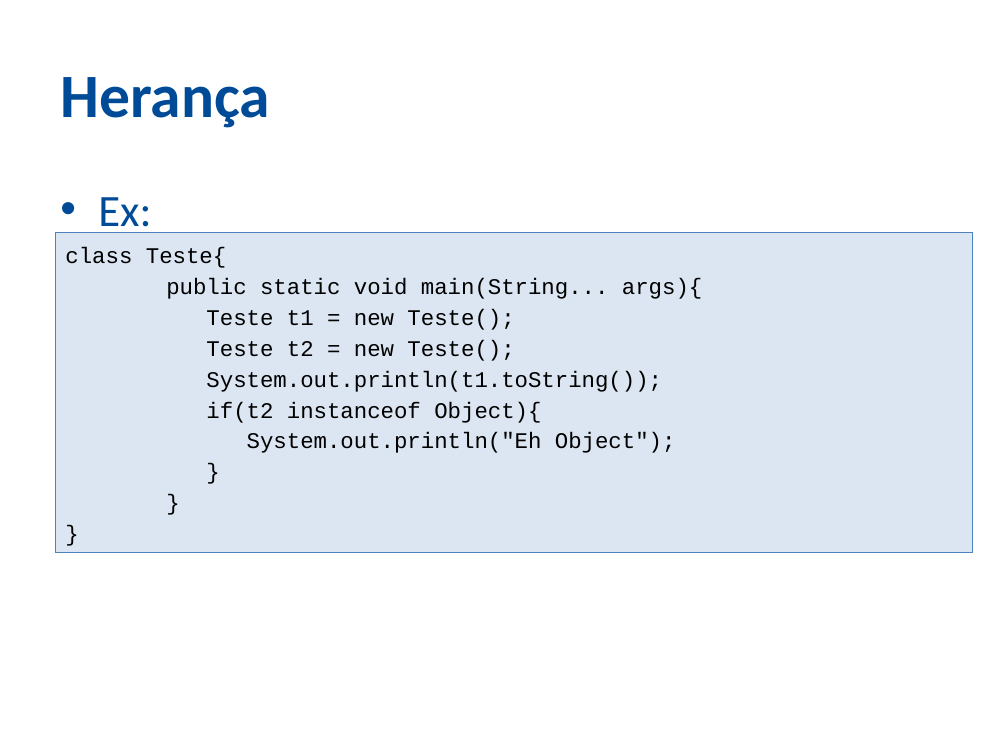
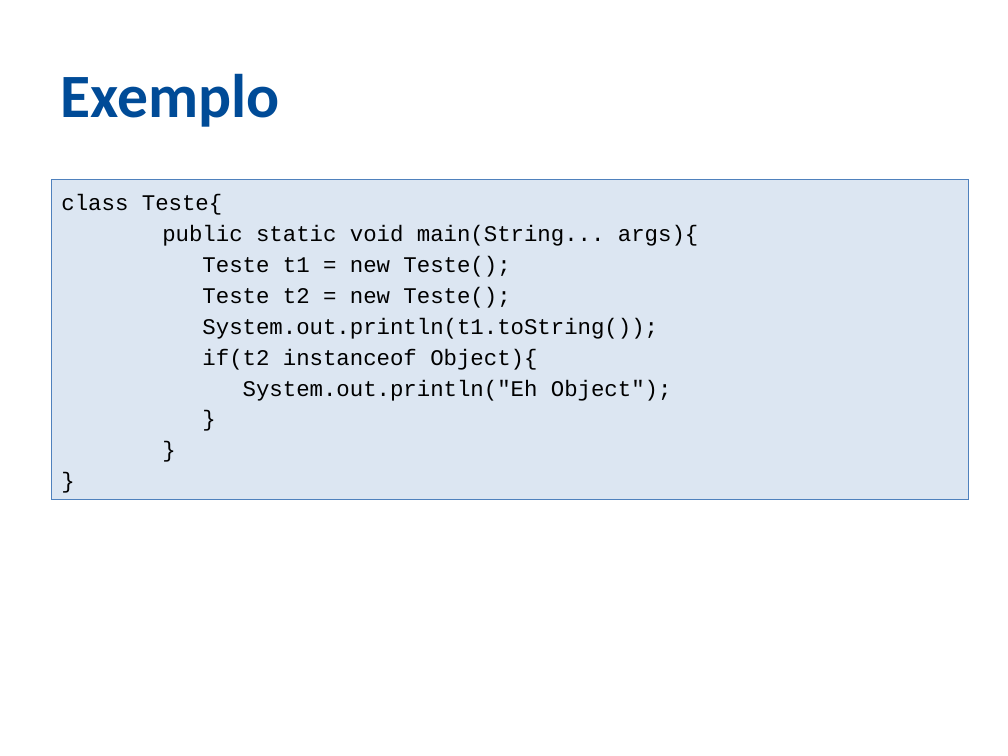
Before and after one commit to ozieljose/java6cert, a slide deck: slide 8 of slides/9-OO.pptx. Drawn at 1008x756 pixels with LibreOffice and Linux fonts; fonts in the diff are those of the drawing; background and template pictures are left out. Boxes give left, top, right and bottom in pixels: in the first picture for what was removed or moved away, otherwise in the second. Text is boxed around its words. In the diff, an @@ line names an element or a change of style, - is before the commit and + after.

```diff
--- a/slides/9-OO.pptx
+++ b/slides/9-OO.pptx
@@ title at (x1=60, y1=73, x2=279, y2=127): text changed @@
-Herança
+Exemplo
@@ rectangle "class Teste{" moved from (x1=55, y1=233, x2=972, y2=553) to (x1=51, y1=179, x2=968, y2=500) @@
@@ text removed at (x1=98, y1=197, x2=151, y2=233) @@
-• Ex:
```
Also in this commit, not shown: 27 other slides changed, 1 slide removed, 4 other files.
